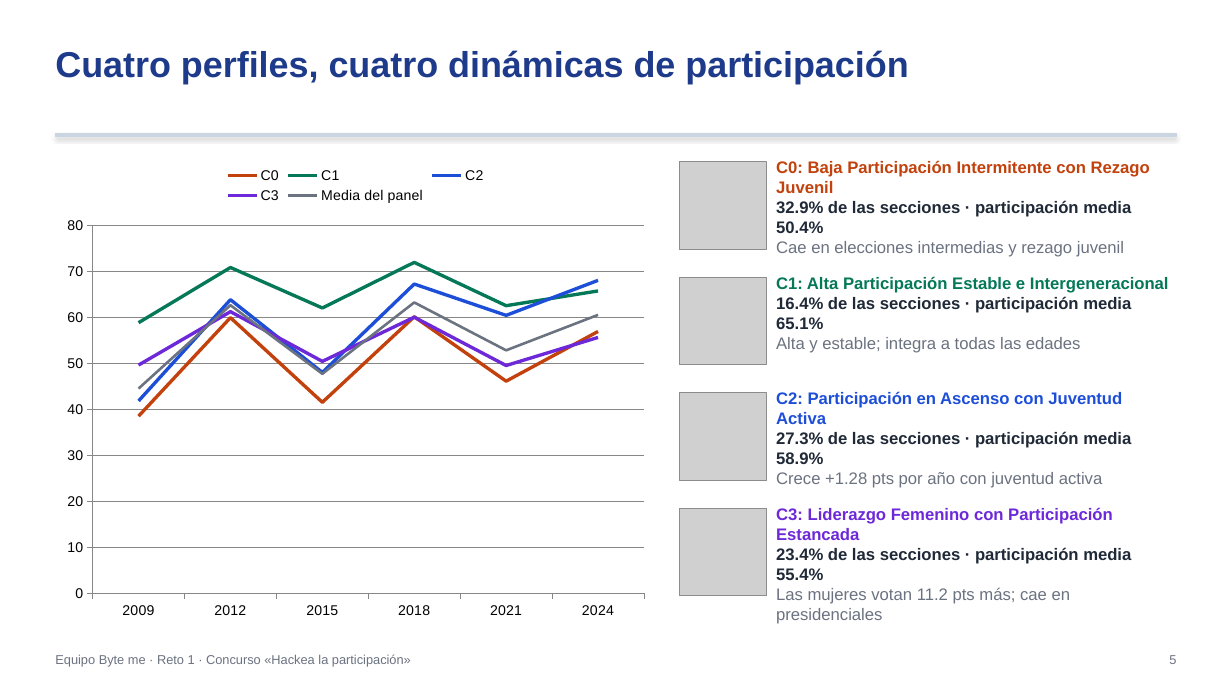
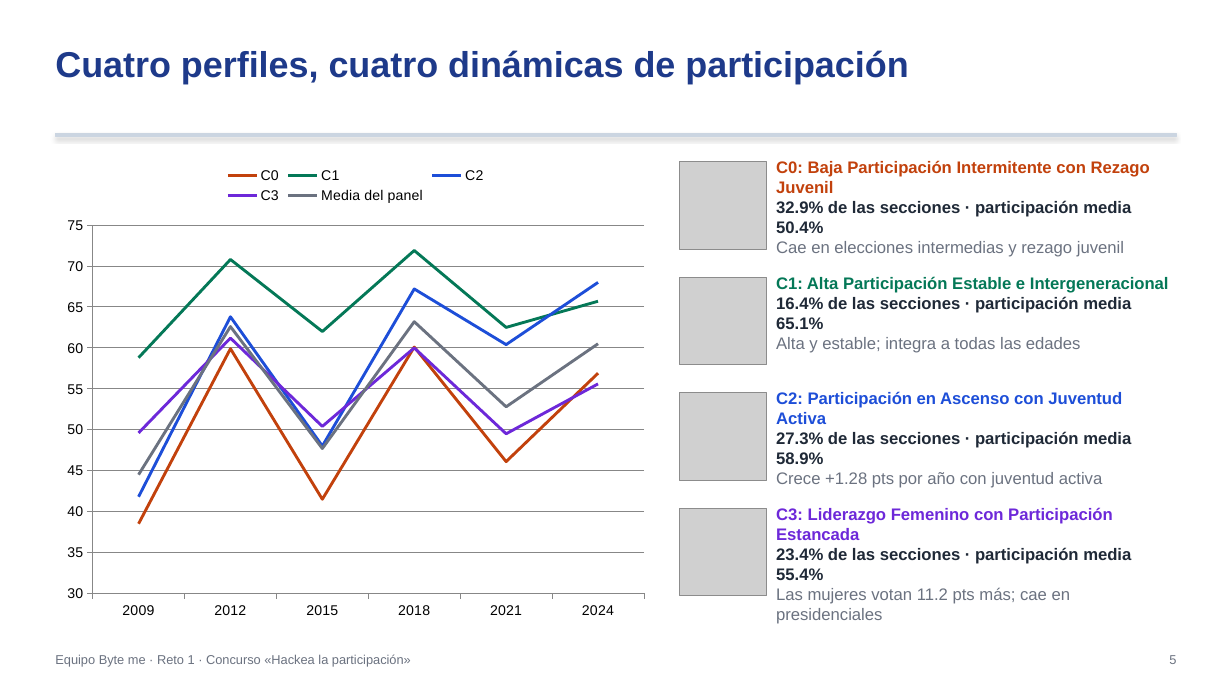
Before and after one commit to Johanan1113/Hackaton_INE_byte_me, a slide deck: slide 5 of entrega_ByteMe_Reto1/Presentacion_Ejecutiva_ByteMe.pptx. Drawn at 1232x693 pixels with LibreOffice and Linux fonts; fonts in the diff are those of the drawing; grey boxes stand for pictures. Boxes give left, top, right and bottom in pixels: in the first picture for what was removed or moved away, otherwise in the second. Text is boxed around its words. In the diff, an @@ line names an element or a change of style, - is before the commit and + after.

```diff
--- a/entrega_ByteMe_Reto1/Presentacion_Ejecutiva_ByteMe.pptx
+++ b/entrega_ByteMe_Reto1/Presentacion_Ejecutiva_ByteMe.pptx
@@ line chart at [55, 157, 656, 628] @@
@@ value axis changed @@
```
Also in this commit, not shown: 6 other slides changed, 13 other files.
